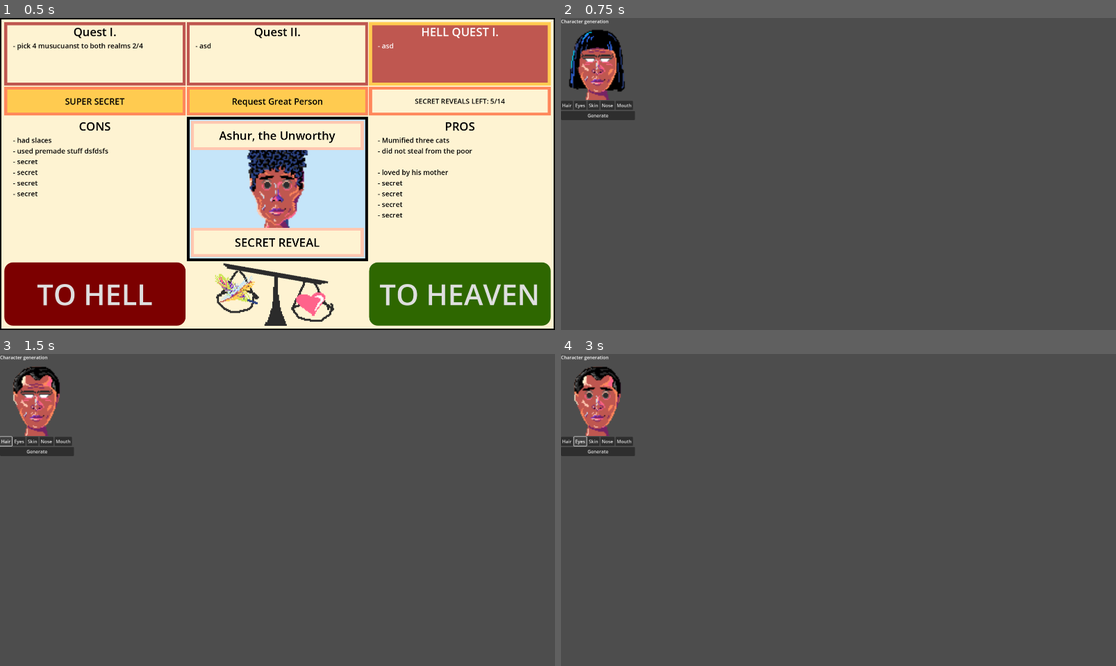
Above: before the commit, frames 1-4 (two rows, left to right).
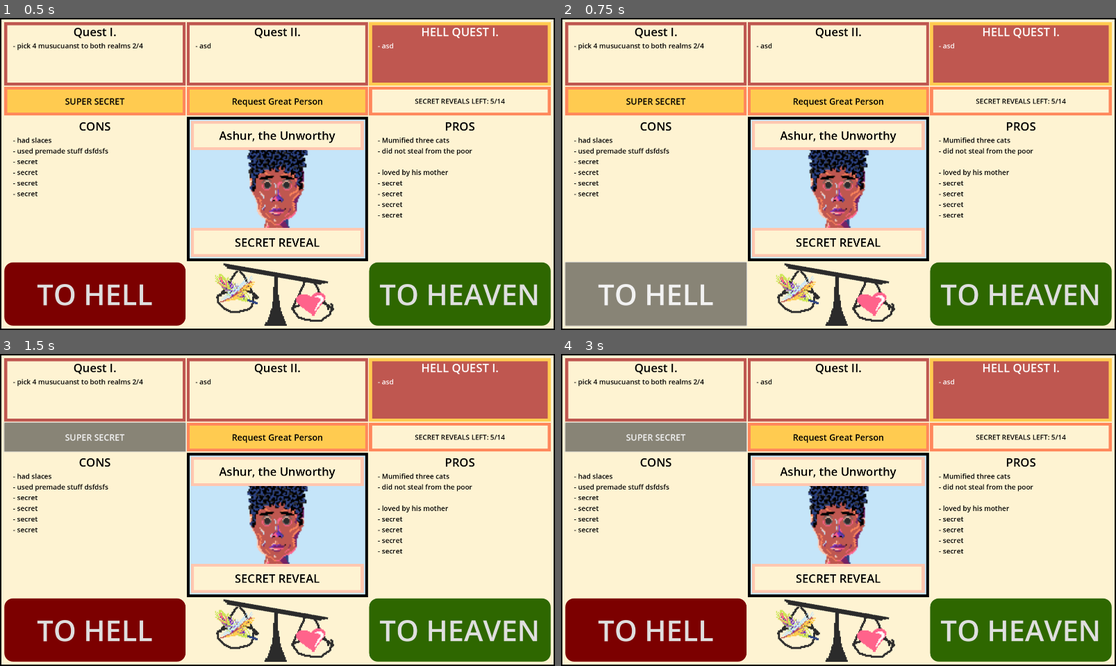
Above: after the commit, the same moments.

Repository: ekaktusz/anoobis
Game: Godot game, scene res://tinder_scene.tscn
The game is run twice, just before and just after one commit, with the same random seed, the same clock (stepped at 60 frames per second) and the same inputs.
Inputs (mouse positions are in pixels of both pictures, inside the frame that each line leads up to):
- Up to frame 1 (0.5 s): no input
- Up to frame 2 (0.75 s): click "TO HELL" at 0.5 s
- Up to frame 3 (1.5 s): click (5, 441) at 1.25 s, where only the run before the commit has a clickable "Hair"
- Up to frame 4 (3 s): click (655, 438) at 2 s, where only the run after the commit has a clickable "SUPER SECRET"; click (577, 441) at 2.75 s, where only the run before the commit has a clickable "Eyes"

Frame 1 is identical in both runs. In frame 2, 100% of the frame differs, in the area x 0-100%, y 0-100%; in frame 3, 100%; in frame 4, 100%.

Commit message:
CharacterGenerator is now opened with F1 key. CharacterGenerator can now be exied with button.

Diff:
--- a/character_generator.gd
+++ b/character_generator.gd
@@ -28,3 +28,7 @@
 
 func _on_generate_button_pressed() -> void:
 	character_node._set_random_parts()
+
+
+func _on_exit_button_pressed() -> void:
+	get_tree().change_scene_to_file("res://tinder_scene.tscn")
--- a/character_generator.tscn
+++ b/character_generator.tscn
@@ -48,9 +48,14 @@
 layout_mode = 2
 text = "Generate"
 
+[node name="ExitButton" type="Button" parent="VBoxContainer"]
+layout_mode = 2
+text = "Exit"
+
 [connection signal="pressed" from="VBoxContainer/GeneratePartsHBox/HairButton" to="." method="_on_hair_button_pressed"]
 [connection signal="pressed" from="VBoxContainer/GeneratePartsHBox/EyesButton" to="." method="_on_eyes_button_pressed"]
 [connection signal="pressed" from="VBoxContainer/GeneratePartsHBox/SkinButton" to="." method="_on_skin_button_pressed"]
 [connection signal="pressed" from="VBoxContainer/GeneratePartsHBox/NoseButton" to="." method="_on_nose_button_pressed"]
 [connection signal="pressed" from="VBoxContainer/GeneratePartsHBox/MouthButton" to="." method="_on_mouth_button_pressed"]
 [connection signal="pressed" from="VBoxContainer/GenerateButton" to="." method="_on_generate_button_pressed"]
+[connection signal="pressed" from="VBoxContainer/ExitButton" to="." method="_on_exit_button_pressed"]
--- a/project.godot
+++ b/project.godot
@@ -20,6 +20,14 @@
 window/size/viewport_width=1920
 window/size/viewport_height=1080
 
+[input]
+
+OpenCharacterGenerator={
+"deadzone": 0.5,
+"events": [Object(InputEventKey,"resource_local_to_scene":false,"resource_name":"","device":-1,"window_id":0,"alt_pressed":false,"shift_pressed":false,"ctrl_pressed":false,"meta_pressed":false,"pressed":false,"keycode":0,"physical_keycode":4194332,"key_label":0,"unicode":0,"echo":false,"script":null)
+]
+}
+
 [rendering]
 
 renderer/rendering_method="gl_compatibility"
--- a/tinder_scene.gd
+++ b/tinder_scene.gd
@@ -9,6 +9,11 @@
 # Called every frame. 'delta' is the elapsed time since the previous frame.
 func _process(delta):
 	pass
+
+
+func _input(event: InputEvent) -> void:
+	if ((event as InputEvent).is_action_pressed("OpenCharacterGenerator")):
+		get_tree().change_scene_to_file("res://character_generator.tscn")
 
 
 func _on_button_pressed():
@@ -27,4 +32,4 @@
 
 
 func _on_hell_button_pressed() -> void:
-	get_tree().change_scene_to_file("res://character_generator.tscn")
+	pass
